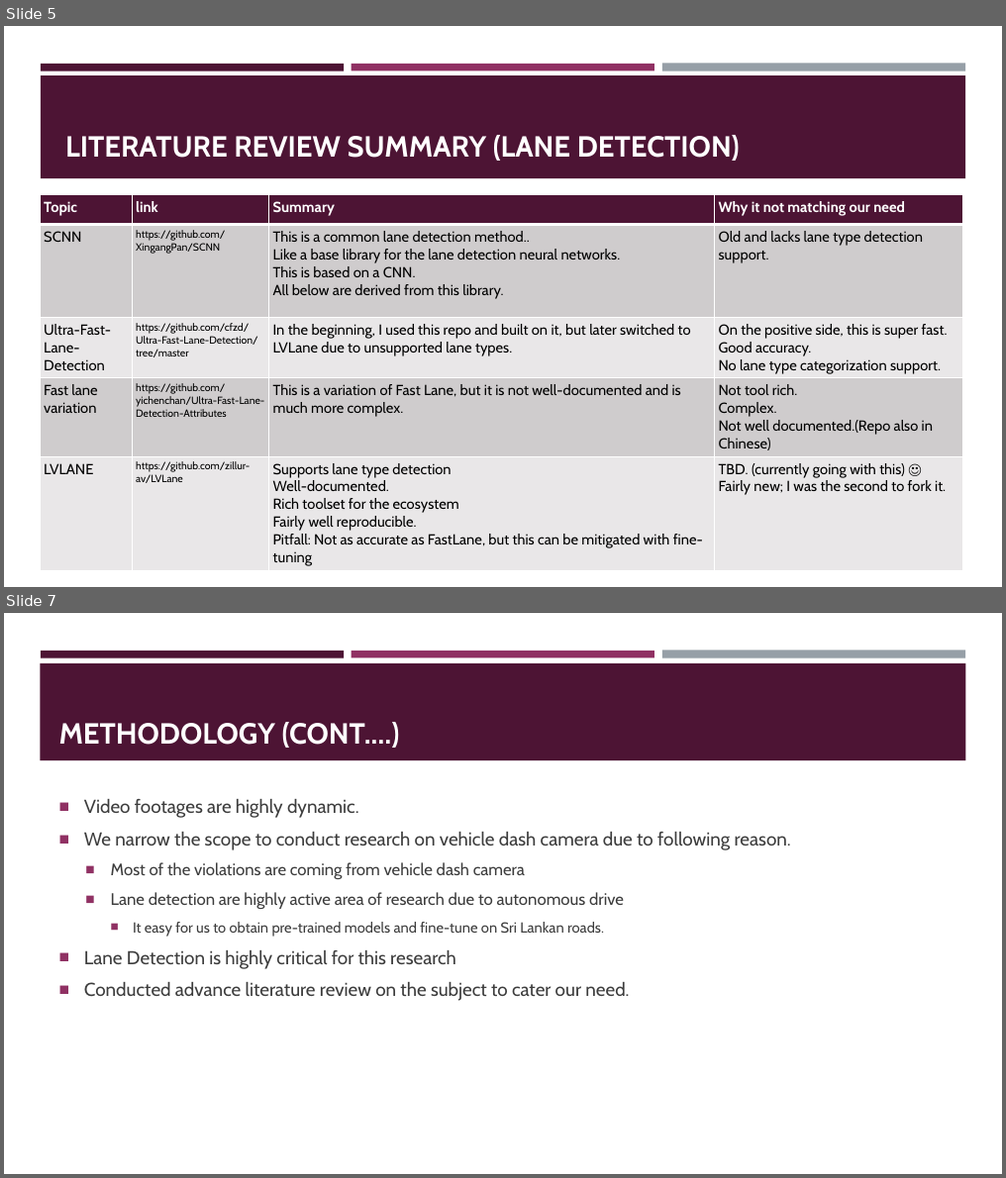
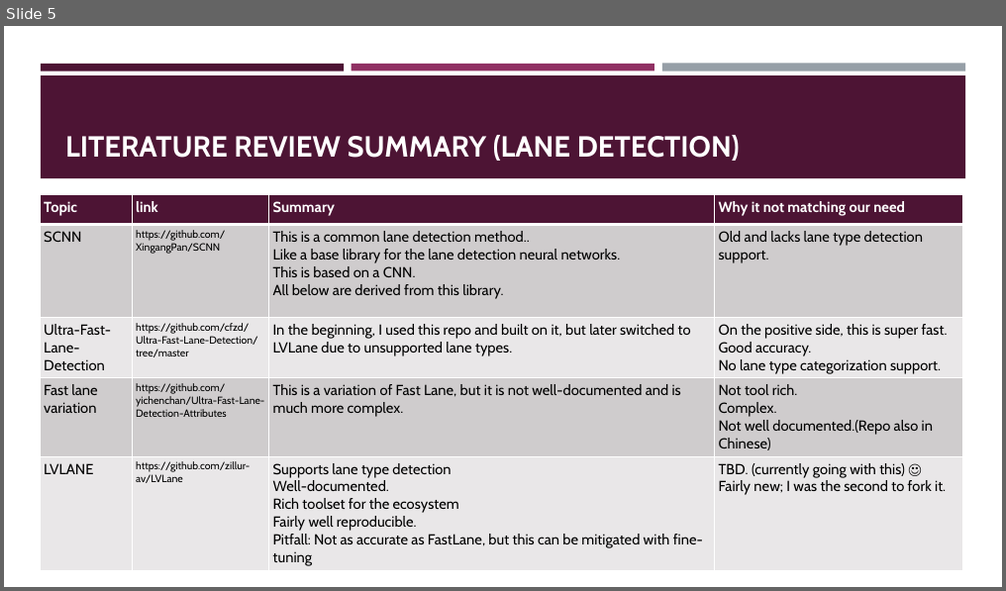
Before and after one commit to prageethmadhu/LVLane, a slide deck: DEMO/progress_report.pptx. Shown one above the other, each under a label of ours: slides 5 and 7 before the commit, slide 5 after it; the slides between them are not shown. The pictures are 1006x1178 and 1006x591 pixels, drawn with LibreOffice and Linux fonts; fonts in the diff are those of the drawing. Boxes give left, top, right and bottom in pixels: in the first picture for what was removed or moved away, otherwise in the second. Text is boxed around its words. In the diff, an @@ line names an element or a change of style, - is before the commit and + after.

```diff
--- a/DEMO/progress_report.pptx
+++ b/DEMO/progress_report.pptx
@@ slide 7 removed at box(4, 613, 1002, 1174), background #FFFFFF; not listed: 3 template elements that a slide beside it also shows @@
@@ rectangle removed at box(40, 663, 966, 761) @@
@@ title removed at box(59, 722, 400, 748) @@
-METHODOLOGY (CONT.…)
@@ text removed at box(84, 799, 791, 1001) @@
-■ Video footages are highly dynamic.
-■ We narrow the scope to conduct research on vehicle dash camera due to following reason.
-  ■ Most of the violations are coming from vehicle dash camera
-  ■ Lane detection are highly active area of research due to autonomous drive
-    ■ It easy for us to obtain pre-trained models and fine-tune on Sri Lankan roads.
-■ Lane Detection is highly critical for this research
-■ Conducted advance literature review on the subject to cater our need.
```
Also in this commit, not shown: 6 slides changed.
